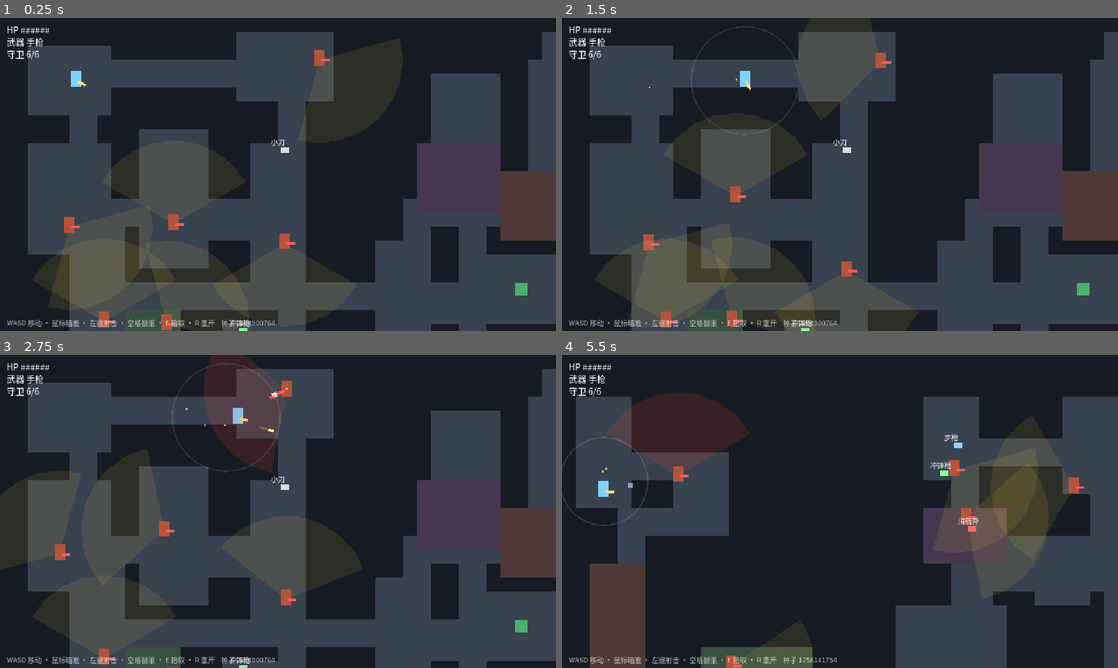
Above: before the commit, frames 1-4 (two rows, left to right).
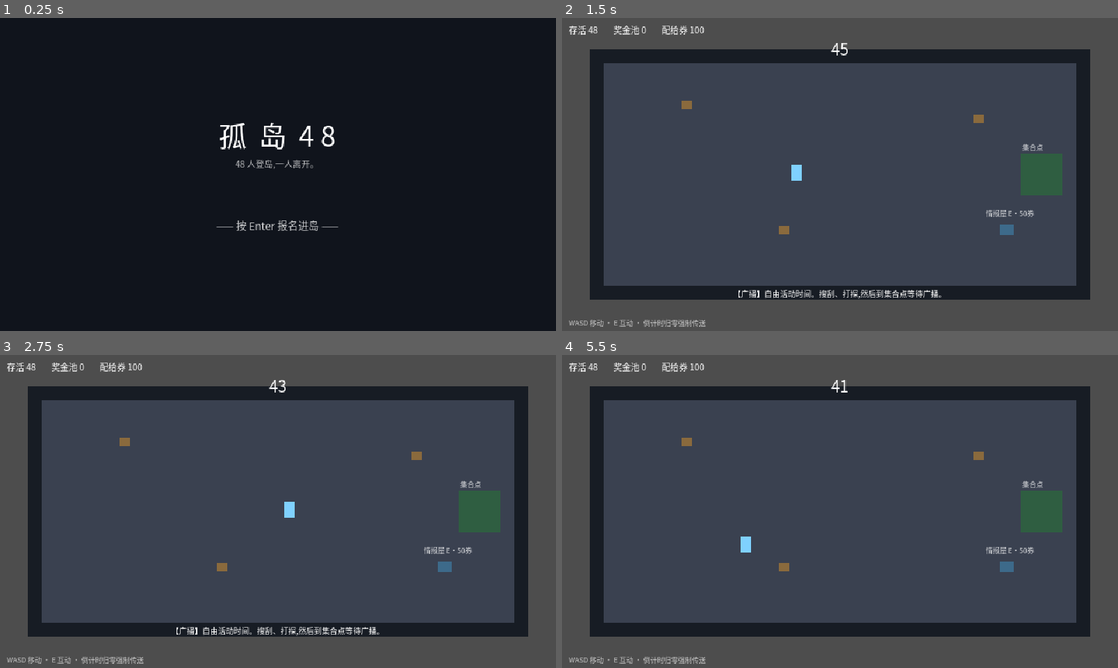
Above: after the commit, the same moments.

Repository: 1qw234e3/squid-rogue
Game: Godot game, scene res://scenes/run/Lobby.tscn
The game is run twice, just before and just after one commit, with the same random seed, the same clock (stepped at 60 frames per second) and the same inputs. Before the commit the project starts from res://scenes/m0/M0Arena.tscn.
Inputs (mouse positions are in pixels of both pictures, inside the frame that each line leads up to):
- Up to frame 1 (0.25 s): no input
- Up to frame 2 (1.5 s): tap Enter (ui_accept) at 0.5, 0.77, 1.07 s; move the mouse to (962, 158) at 0.52 s; hold D (move_right) 0.53-1.25 s; tap E (interact) at 0.6 s; click (962, 158) at 0.67 s; tap Space (roll) at 0.8 s; drag from (728, 190) to (1084, 290) at 1.27 s
- Up to frame 3 (2.75 s): move the mouse to (333, 442) at 2.02 s; press the mouse at (333, 442) at 2.03 s; hold D (move_right) from 2.03 s (still down); tap Enter (ui_accept) at 2.3 s
- Up to frame 4 (5.5 s): release D (move_right) at 2.75 s; release the mouse at (895, 442) at 2.75 s; drag from (812, 574) to (834, 433) at 2.77 s; move the mouse to (1006, 558) at 3.52 s; hold A (move_left) 3.53-4.25 s; tap E (interact) at 3.6 s; click (1006, 558) at 3.67 s; tap Enter (ui_accept) at 3.77, 4.07, 5.3 s; tap Space (roll) at 3.8 s; tap R (restart) at 4.15 s; drag from (673, 464) to (756, 433) at 4.27 s; move the mouse to (867, 511) at 5.02 s; press the mouse at (867, 511) at 5.03 s; hold S (move_down) from 5.03 s (still down)

The runs differ from the first frame. In frame 1, 64% of the frame differs, in the area x 1-100%, y 2-100%; in frame 2, 53%; in frame 3, 52%; in frame 4, 68%, in the area x 0-100%, y 0-100%.

Commit message:
[m1] 阶段A核心循环 + 木头人:从单关卡到一局制
- Run(autoload)状态机:大厅→[沙盒→广播→小游戏]×2→决赛→结算;
  关卡顺序随机,存活数按曲线模拟递减、奖金池上涨(NPC阶段D接入)
- 沙盒占位间:45s倒计时、搜刮箱(配给券)、情报屋(50券买下一关情报)、
  集合点提前出发;沙盒收枪
- 广播场景:逐字宣读规则,全岛广播是听觉签名(§1.2)
- 木头人(§3.1):绿灯/预警0.4s/红灯循环,移动累计0.2s触发0.5s激光预瞄,
  可破坏木箱掩体(HP3)挡狙,玩家0.3s惯性滑行,限时120s,翻滚帧极限闪避保留
- 守卫猎杀接入循环(决赛=守卫加强版占位),局内禁用R重开
- 结算画面:夺冠4700/淘汰显示存活轮次

Co-Authored-By: Claude Fable 5 <noreply@anthropic.com>

Diff:
--- a/project.godot
+++ b/project.godot
@@ -6,7 +6,7 @@
 [application]
 
 config/name="squid-rogue"
-run/main_scene="res://scenes/m0/M0Arena.tscn"
+run/main_scene="res://scenes/run/Lobby.tscn"
 config/features=PackedStringArray("4.6")
 
 [autoload]
@@ -14,6 +14,7 @@
 EventBus="*res://scripts/autoload/event_bus.gd"
 Game="*res://scripts/autoload/game.gd"
 Tune="*res://scripts/autoload/tune.gd"
+Run="*res://scripts/run/run_manager.gd"
 
 [display]
 
--- /dev/null
+++ b/scenes/games/RedLight.tscn
@@ -0,0 +1,6 @@
+[gd_scene load_steps=2 format=3]
+
+[ext_resource type="Script" path="res://scripts/games/red_light.gd" id="1_root"]
+
+[node name="RedLight" type="Node2D"]
+script = ExtResource("1_root")
--- /dev/null
+++ b/scenes/run/Briefing.tscn
@@ -0,0 +1,6 @@
+[gd_scene load_steps=2 format=3]
+
+[ext_resource type="Script" path="res://scripts/run/briefing.gd" id="1_root"]
+
+[node name="Briefing" type="Node2D"]
+script = ExtResource("1_root")
--- /dev/null
+++ b/scenes/run/Lobby.tscn
@@ -0,0 +1,6 @@
+[gd_scene load_steps=2 format=3]
+
+[ext_resource type="Script" path="res://scripts/run/lobby.gd" id="1_root"]
+
+[node name="Lobby" type="Node2D"]
+script = ExtResource("1_root")
--- /dev/null
+++ b/scenes/run/Results.tscn
@@ -0,0 +1,6 @@
+[gd_scene load_steps=2 format=3]
+
+[ext_resource type="Script" path="res://scripts/run/results.gd" id="1_root"]
+
+[node name="Results" type="Node2D"]
+script = ExtResource("1_root")
--- /dev/null
+++ b/scenes/run/Sandbox.tscn
@@ -0,0 +1,6 @@
+[gd_scene load_steps=2 format=3]
+
+[ext_resource type="Script" path="res://scripts/run/sandbox.gd" id="1_root"]
+
+[node name="Sandbox" type="Node2D"]
+script = ExtResource("1_root")
--- a/scripts/actors/player.gd
+++ b/scripts/actors/player.gd
@@ -10,6 +10,14 @@
 const MAX_HP := 6
 
 var hp := MAX_HP
+## 沙盒/木头人等场景关掉战斗:收枪、禁射击、禁拾取
+var combat_enabled := true:
+	set(v):
+		combat_enabled = v
+		if weapon:
+			weapon.visible = v
+## 木头人关:0.3s 惯性滑行,预判松杆是手感核心(设计文档 §3.1)
+var use_inertia := false
 var rolling := false
 var roll_dir := Vector2.ZERO
 var roll_timer := 0.0
@@ -35,6 +43,7 @@
 	add_child(body_rect)
 	weapon = Weapon.new()
 	weapon.setup(Weapon.PISTOL, "player", 1 | 4)  # 玩家子弹打墙和守卫
+	weapon.visible = combat_enabled
 	add_child(weapon)
 	EventBus.player_hp_changed.emit(hp, MAX_HP)
 	EventBus.weapon_equipped.emit(weapon.stats)
@@ -50,7 +59,11 @@
 			rolling = false
 			body_rect.modulate.a = 1.0
 	else:
-		velocity = move * Tune.player_speed + knockback  # 移速走调参面板,F1 实时调
+		if use_inertia:
+			# 380 px/s²:从满速到停约 0.24s 滑行
+			velocity = velocity.move_toward(move * Tune.player_speed, 380.0 * delta) + knockback
+		else:
+			velocity = move * Tune.player_speed + knockback  # 移速走调参面板,F1 实时调
 		if Input.is_action_just_pressed("roll") and roll_cd <= 0.0 and move != Vector2.ZERO:
 			rolling = true
 			roll_dir = move.normalized()
@@ -62,9 +75,9 @@
 	move_and_slide()
 	_update_aim()
 	# 鼠标悬在调参面板上时停火,不然拖滑条会一直放枪
-	if not rolling and Input.is_action_pressed("shoot") and not Tune.mouse_over_panel():
+	if combat_enabled and not rolling and Input.is_action_pressed("shoot") and not Tune.mouse_over_panel():
 		weapon.try_fire()
-	if Input.is_action_just_pressed("interact"):
+	if combat_enabled and Input.is_action_just_pressed("interact"):
 		_try_pickup()
 
 
--- a/scripts/autoload/game.gd
+++ b/scripts/autoload/game.gd
@@ -69,6 +69,17 @@
 	return _ui_font
 
 
+## UI 快捷:建一个用中文字体的 Label(默认字体不含中文)
+func make_label(parent: Node, pos: Vector2, font_size: int, text := "") -> Label:
+	var l := Label.new()
+	l.position = pos
+	l.text = text
+	l.add_theme_font_override("font", ui_font())
+	l.add_theme_font_size_override("font_size", font_size)
+	parent.add_child(l)
+	return l
+
+
 func shake(amount: float) -> void:
 	if amount > 0.0 and is_instance_valid(camera):
 		camera.add_shake(amount * Tune.shake_scale)
--- /dev/null
+++ b/scripts/games/red_light.gd
@@ -0,0 +1,273 @@
+extends Node2D
+## 木头人(设计文档 §3.1):横向场地,左起点右终点,巨型娃娃在终点处。
+## 绿灯自由移动 → 转头预警音 0.4s → 红灯扫描:速度超阈值累计 0.2s 触发
+## 激光预瞄 0.5s,窗口内进掩体可免,否则狙杀。掩体可被打碎(HP3)。
+## 手感核心:玩家自带 0.3s 惯性滑行——预判松杆,而不是看见红灯才松。
+
+const PlayerScript := preload("res://scripts/actors/player.gd")
+const ShakeCamera := preload("res://scripts/m0/shake_camera.gd")
+
+const CELL := 16
+const FIELD_W := 60
+const FIELD_H := 20
+const TIME_LIMIT := 120.0   # 总限时,逼迫怂包前进(§3.1)
+const MOVE_EPS := 12.0      # 红灯期间的速度阈值(px/s)
+const VIOLATE_TIME := 0.2   # 超阈值累计多久触发预瞄
+const LASER_TIME := 0.5     # 预瞄到开枪的窗口
+const COVER_COUNT := 12
+const COVER_HP := 3
+
+enum Light { GREEN, WARN, RED }
+
+var light := Light.GREEN
+var light_timer := 2.0
+var time_left := TIME_LIMIT
+var violate := 0.0
+var laser_timer := -1.0
+var finished := false
+var rng := RandomNumberGenerator.new()
+var player: CharacterBody2D
+var covers: Array = []  # {body, visual, hp}
+var doll_eye_pos := Vector2.ZERO
+var doll_eye: ColorRect
+var finish_x := 0.0
+var laser: Line2D
+var tint: CanvasModulate
+var hud_light: Label
+var hud_time: Label
+var hud_msg: Label
+
+
+func _ready() -> void:
+	rng.randomize()
+	finish_x = (FIELD_W - 4) * CELL
+	_build_field()
+	_spawn_player()
+	_spawn_covers()
+	_build_doll()
+	_setup_hud()
+	tint = CanvasModulate.new()
+	add_child(tint)
+	laser = Line2D.new()
+	laser.width = 1.5
+	laser.default_color = Color(1.0, 0.2, 0.2, 0.6)
+	laser.visible = false
+	add_child(laser)
+	_set_light(Light.GREEN)
+	queue_redraw()
+
+
+func _process(delta: float) -> void:
+	if finished:
+		return
+	time_left -= delta
+	hud_time.text = "%d" % maxi(ceili(time_left), 0)
+	if time_left <= 0.0:
+		_snipe_player()  # 超时 = 直接清场
+		_eliminate("超时")
+		return
+	light_timer -= delta
+	match light:
+		Light.GREEN:
+			if light_timer <= 0.0:
+				_set_light(Light.WARN)
+		Light.WARN:
+			if light_timer <= 0.0:
+				_set_light(Light.RED)
+		Light.RED:
+			_check_violation(delta)
+			if light_timer <= 0.0:
+				_set_light(Light.GREEN)
+	if laser_timer >= 0.0:
+		laser_timer -= delta
+		laser.points = PackedVector2Array([doll_eye_pos, player.global_position])
+		if laser_timer < 0.0:
+			_resolve_shot()
+	if player.global_position.x >= finish_x and not finished:
+		_win()
+
+
+# ---------- 灯与判定 ----------
+
+func _set_light(s: Light) -> void:
+	light = s
+	violate = 0.0
+	match s:
+		Light.GREEN:
+			light_timer = rng.randf_range(2.5, 5.0)
+			doll_eye.color = Color("4caf6e")
+			tint.color = Color.WHITE
+			hud_light.text = "绿 灯"
+			hud_light.modulate = Color("7fe0a0")
+		Light.WARN:
+			light_timer = 0.4
+			doll_eye.color = Color("ffd86b")
+			hud_light.text = "· · ·"
+			hud_light.modulate = Color("ffd86b")
+			Game.play_sfx("alert", 1.0)  # 转头预警音:听到这个就该松杆了
+		Light.RED:
+			light_timer = rng.randf_range(1.5, 3.0)
+			doll_eye.color = Color("ff4040")
+			tint.color = Color(1.0, 0.86, 0.86)
+			hud_light.text = "红 灯"
+			hud_light.modulate = Color("ff7070")
+
+
+func _check_violation(delta: float) -> void:
+	if laser_timer >= 0.0:
+		return  # 已被锁定,等判决
+	if player.velocity.length() > MOVE_EPS:
+		violate += delta
+	else:
+		violate = maxf(violate - delta * 2.0, 0.0)
+	if violate >= VIOLATE_TIME:
+		violate = 0.0
+		laser_timer = LASER_TIME
+		laser.visible = true
+		Game.play_sfx("alert", 1.5)
+
+
+func _resolve_shot() -> void:
+	laser.visible = false
+	laser_timer = -1.0
+	# 从娃娃眼睛到玩家打射线:被掩体挡住 → 掩体挨这一枪;否则玩家挨
+	var params := PhysicsRayQueryParameters2D.create(doll_eye_pos, player.global_position, 1)
+	var hit := get_world_2d().direct_space_state.intersect_ray(params)
+	Game.play_sfx("shoot_heavy", 0.9)
+	Game.shake(3.0)
+	if hit.is_empty():
+		_snipe_player()
+		if player.hp <= 0:
+			_eliminate("红灯期间移动")
+	else:
+		_damage_cover(hit.collider)
+
+
+func _snipe_player() -> void:
+	player.take_damage(999, Vector2.DOWN)  # 翻滚无敌帧恰好顶上 = 极限闪避,留给玩家
+
+
+func _damage_cover(body: Node) -> void:
+	for c in covers:
+		if c.body == body:
+			c.hp -= 1
+			c.visual.modulate = Color(3, 3, 3)
+			var tw: Tween = c.visual.create_tween()
+			tw.tween_property(c.visual, "modulate", Color.WHITE, 0.12)
+			Game.play_sfx("hit", 0.8)
+			if c.hp <= 0:
+				c.body.queue_free()
+				c.visual.queue_free()
+				covers.erase(c)
+			return
+
+
+# ---------- 结束 ----------
+
+func _win() -> void:
+	finished = true
+	hud_msg.text = "通过!剩余 %d 秒" % ceili(time_left)
+	hud_msg.visible = true
+	await get_tree().create_timer(1.8).timeout
+	Run.minigame_finished(true)
+
+
+func _eliminate(reason: String) -> void:
+	finished = true
+	hud_msg.text = "淘汰:" + reason
+	hud_msg.visible = true
+	await get_tree().create_timer(1.8).timeout
+	Run.minigame_finished(false)
+
+
+# ---------- 搭场景 ----------
+
+func _draw() -> void:
+	draw_rect(Rect2(0, 0, FIELD_W * CELL, FIELD_H * CELL), Color("171c24"))
+	draw_rect(Rect2(CELL, CELL, (FIELD_W - 2) * CELL, (FIELD_H - 2) * CELL), Color("4a4438"))  # 沙土场地
+	draw_rect(Rect2(finish_x, CELL, 2 * CELL, (FIELD_H - 2) * CELL), Color("2f5e41"))  # 终点区
+	draw_rect(Rect2(3 * CELL, CELL, 4, (FIELD_H - 2) * CELL), Color(1, 1, 1, 0.25))  # 起跑线
+
+
+func _build_field() -> void:
+	var body := StaticBody2D.new()
+	body.collision_layer = 1
+	add_child(body)
+	var walls := [
+		Rect2(0, 0, FIELD_W * CELL, CELL),
+		Rect2(0, (FIELD_H - 1) * CELL, FIELD_W * CELL, CELL),
+		Rect2(0, 0, CELL, FIELD_H * CELL),
+		Rect2((FIELD_W - 1) * CELL, 0, CELL, FIELD_H * CELL),
+	]
+	for w in walls:
+		var shape := CollisionShape2D.new()
+		var rect := RectangleShape2D.new()
+		rect.size = w.size
+		shape.shape = rect
+		shape.position = w.position + w.size / 2.0
+		body.add_child(shape)
+
+
+func _spawn_player() -> void:
+	player = PlayerScript.new()
+	add_child(player)
+	player.global_position = Vector2(2 * CELL, FIELD_H * CELL / 2.0)
+	player.combat_enabled = false
+	player.use_inertia = true  # 0.3s 滑行:本关手感核心
+	var cam: Camera2D = ShakeCamera.new()
+	cam.limit_left = 0
+	cam.limit_top = 0
+	cam.limit_right = FIELD_W * CELL
+	cam.limit_bottom = FIELD_H * CELL
+	player.add_child(cam)
+	cam.make_current()
+	Game.camera = cam
+
+
+func _spawn_covers() -> void:
+	for i in COVER_COUNT:
+		var pos := Vector2(rng.randi_range(8, FIELD_W - 8), rng.randi_range(3, FIELD_H - 3)) * CELL
+		var body := StaticBody2D.new()
+		body.collision_layer = 1
+		var shape := CollisionShape2D.new()
+		var rect := RectangleShape2D.new()
+		rect.size = Vector2(14, 14)
+		shape.shape = rect
+		body.add_child(shape)
+		add_child(body)
+		body.global_position = pos
+		var visual := ColorRect.new()
+		visual.size = Vector2(14, 14)
+		visual.position = pos - visual.size / 2.0
+		visual.color = Color("7a5c36")  # 木箱
+		add_child(visual)
+		covers.append({"body": body, "visual": visual, "hp": COVER_HP})
+
+
+func _build_doll() -> void:
+	var doll_pos := Vector2((FIELD_W - 2) * CELL, FIELD_H * CELL / 2.0)
+	var body := ColorRect.new()
+	body.size = Vector2(24, 56)
+	body.position = doll_pos - Vector2(12, 28)
+	body.color = Color("5c2e3d")
+	add_child(body)
+	doll_eye = ColorRect.new()
+	doll_eye.size = Vector2(12, 12)
+	doll_eye.position = doll_pos - Vector2(6, 22)
+	add_child(doll_eye)
+	doll_eye_pos = doll_pos - Vector2(0, 16)
+
+
+func _setup_hud() -> void:
+	var layer := CanvasLayer.new()
+	add_child(layer)
+	hud_light = Game.make_label(layer, Vector2(0, 8), 16)
+	hud_light.size = Vector2(640, 24)
+	hud_light.horizontal_alignment = HORIZONTAL_ALIGNMENT_CENTER
+	hud_time = Game.make_label(layer, Vector2(8, 6), 12)
+	var hint := Game.make_label(layer, Vector2(8, 344), 8, "听到预警音就松杆——你有 0.3 秒滑行 · 木箱可挡狙击但会被打碎")
+	hint.modulate.a = 0.7
+	hud_msg = Game.make_label(layer, Vector2(0, 150), 16)
+	hud_msg.size = Vector2(640, 40)
+	hud_msg.horizontal_alignment = HORIZONTAL_ALIGNMENT_CENTER
+	hud_msg.visible = false
--- a/scripts/m0/m0_arena.gd
+++ b/scripts/m0/m0_arena.gd
@@ -65,7 +65,8 @@
 
 
 func _unhandled_input(event: InputEvent) -> void:
-	if event.is_action_pressed("restart"):
+	# R 重开仅限独立调试;一局之中不允许重打本轮
+	if event.is_action_pressed("restart") and not Run.active:
 		get_tree().reload_current_scene()
 
 
@@ -201,7 +202,9 @@
 
 
 func _spawn_guards() -> void:
-	var count := mini(rooms.size() - 1, MAX_GUARDS)
+	# 决赛占位:守卫猎杀加强版,守卫数量上调
+	var cap := 10 if Run.is_finale() else MAX_GUARDS
+	var count := mini(rooms.size() - 1, cap)
 	for i in count:
 		var room: Rect2i = rooms[1 + (i % (rooms.size() - 1))]
 		var g := GuardScript.new()
@@ -280,13 +283,20 @@
 
 func _on_player_died() -> void:
 	finished = true
-	hud_msg.text = "你被淘汰了 —— 按 R 重开"
+	hud_msg.text = "你被淘汰了" if Run.active else "你被淘汰了 —— 按 R 重开"
 	hud_msg.visible = true
+	if Run.active:
+		await get_tree().create_timer(1.8).timeout
+		Run.minigame_finished(false)
 
 
 func _on_exit_reached() -> void:
 	if finished:
 		return
 	finished = true
-	hud_msg.text = "逃出迷宫!用时 %.1f 秒,击杀守卫 %d/%d —— 按 R 再来一局" % [elapsed, guards_total - guards_left, guards_total]
+	var stats_line := "逃出迷宫!用时 %.1f 秒,击杀守卫 %d/%d" % [elapsed, guards_total - guards_left, guards_total]
+	hud_msg.text = stats_line if Run.active else stats_line + " —— 按 R 再来一局"
 	hud_msg.visible = true
+	if Run.active:
+		await get_tree().create_timer(1.8).timeout
+		Run.minigame_finished(true)
--- /dev/null
+++ b/scripts/run/briefing.gd
@@ -0,0 +1,49 @@
+extends Node2D
+## 广播宣读(节奏器兼叙事者,设计文档 §1.2):黑屏 + 逐字打出规则,
+## 读完自动传送进小游戏。Enter 可跳过打字/立即出发。
+
+const CHAR_TIME := 0.03
+
+var full_text := ""
+var shown := 0.0
+var done_typing := false
+var wait := 1.4
+var label: Label
+
+
+func _ready() -> void:
+	var layer := CanvasLayer.new()
+	add_child(layer)
+	var bg := ColorRect.new()
+	bg.size = Vector2(640, 360)
+	bg.color = Color("0a0c10")
+	layer.add_child(bg)
+	label = Game.make_label(layer, Vector2(70, 80), 13)
+	var g: Dictionary = Run.current_game() if Run.active else {"name": "测试", "rules": "(独立运行预览,不会自动跳转)"}
+	var round_name := "决赛" if Run.is_finale() else "第 %d 场游戏" % (Run.round_index + 1)
+	full_text = "【广播】\n\n全体参赛者请注意。\n\n%s:%s\n\n%s\n\n祝各位好运。" % [round_name, g.name, g.rules]
+	Game.play_sfx("alert", 0.7)  # 广播提示音(占位:低音调的哔哔)
+
+
+func _process(delta: float) -> void:
+	if not done_typing:
+		shown += delta / CHAR_TIME
+		var n := mini(int(shown), full_text.length())
+		label.text = full_text.substr(0, n)
+		if n >= full_text.length():
+			done_typing = true
+	else:
+		wait -= delta
+		if wait <= 0.0 and Run.active:
+			set_process(false)
+			Run.start_game()
+
+
+func _unhandled_input(event: InputEvent) -> void:
+	if event.is_action_pressed("ui_accept"):
+		if not done_typing:
+			label.text = full_text
+			done_typing = true
+		elif Run.active:
+			set_process(false)
+			Run.start_game()
--- /dev/null
+++ b/scripts/run/lobby.gd
@@ -0,0 +1,30 @@
+extends Node2D
+## 大厅(占位):标题 + 报名进岛。局外养成(阶段E:角色解锁、设施)将挂在这里。
+
+
+func _ready() -> void:
+	var layer := CanvasLayer.new()
+	add_child(layer)
+	var bg := ColorRect.new()
+	bg.size = Vector2(640, 360)
+	bg.color = Color("10141c")
+	layer.add_child(bg)
+	var title := Game.make_label(layer, Vector2(0, 110), 32, "孤  岛  4 8")
+	title.size = Vector2(640, 40)
+	title.horizontal_alignment = HORIZONTAL_ALIGNMENT_CENTER
+	var sub := Game.make_label(layer, Vector2(0, 160), 10, "48 人登岛,一人离开。")
+	sub.size = Vector2(640, 20)
+	sub.horizontal_alignment = HORIZONTAL_ALIGNMENT_CENTER
+	sub.modulate.a = 0.7
+	var prompt := Game.make_label(layer, Vector2(0, 230), 12, "—— 按 Enter 报名进岛 ——")
+	prompt.size = Vector2(640, 20)
+	prompt.horizontal_alignment = HORIZONTAL_ALIGNMENT_CENTER
+	# 呼吸闪烁,廉价但有效的"按我"暗示
+	var tw := prompt.create_tween().set_loops()
+	tw.tween_property(prompt, "modulate:a", 0.25, 0.8)
+	tw.tween_property(prompt, "modulate:a", 1.0, 0.8)
+
+
+func _unhandled_input(event: InputEvent) -> void:
+	if event.is_action_pressed("ui_accept"):
+		Run.start_run()
--- /dev/null
+++ b/scripts/run/results.gd
@@ -0,0 +1,35 @@
+extends Node2D
+## 结算画面:夺冠或淘汰。个人账户/局外养成(阶段E)接入前,先把信息摆清楚。
+
+
+func _ready() -> void:
+	var layer := CanvasLayer.new()
+	add_child(layer)
+	var bg := ColorRect.new()
+	bg.size = Vector2(640, 360)
+	bg.color = Color("0a0c10")
+	layer.add_child(bg)
+	var title: Label
+	var body: Label
+	if Run.champion:
+		title = Game.make_label(layer, Vector2(0, 100), 24, "冠 军")
+		title.modulate = Color("ffd86b")
+		body = Game.make_label(layer, Vector2(0, 150), 11,
+			"47 名参赛者已离场。\n奖金 %d 已汇入你的账户。" % Run.prize_pool)
+	else:
+		title = Game.make_label(layer, Vector2(0, 100), 24, "你被淘汰了")
+		title.modulate = Color("ff6b6b")
+		body = Game.make_label(layer, Vector2(0, 150), 11,
+			"存活轮次:%d\n你离场时奖金池:%d\n(死亡可带走的个人账户,阶段E接入)" % [Run.rounds_survived, Run.prize_pool])
+	for l in [title, body]:
+		l.size = Vector2(640, 80)
+		l.horizontal_alignment = HORIZONTAL_ALIGNMENT_CENTER
+	var hint := Game.make_label(layer, Vector2(0, 290), 10, "按 Enter 返回大厅")
+	hint.size = Vector2(640, 20)
+	hint.horizontal_alignment = HORIZONTAL_ALIGNMENT_CENTER
+	hint.modulate.a = 0.6
+
+
+func _unhandled_input(event: InputEvent) -> void:
+	if event.is_action_pressed("ui_accept"):
+		Run.back_to_lobby()
--- /dev/null
+++ b/scripts/run/run_manager.gd
@@ -0,0 +1,108 @@
+extends Node
+## 局流程总控(autoload,设计文档 §10 RunManager):
+## 大厅 → [沙盒 → 广播 → 小游戏 → 结算] × N → 决赛 → 结果
+## 阶段A:NPC 尚未登场,其他 47 人的淘汰按曲线模拟——
+## 这正是 §4.5"抽象层 LOD"的思路,先用在全员身上,阶段D再让近景的人真实起来。
+
+const SCENE_LOBBY := "res://scenes/run/Lobby.tscn"
+const SCENE_SANDBOX := "res://scenes/run/Sandbox.tscn"
+const SCENE_BRIEFING := "res://scenes/run/Briefing.tscn"
+const SCENE_RESULTS := "res://scenes/run/Results.tscn"
+
+const GAMES := {
+	"redlight": {
+		"name": "木头人", "scene": "res://scenes/games/RedLight.tscn",
+		"rules": "绿灯前进,红灯静止。\n红灯期间移动者,就地淘汰。\n限时 120 秒到达终点线。",
+	},
+	"guardhunt": {
+		"name": "守卫猎杀", "scene": "res://scenes/m0/M0Arena.tscn",
+		"rules": "你将被投入迷宫,守卫已获击杀许可。\n找到出口,或者杀出一条路。",
+	},
+}
+
+const SURVIVOR_CURVE := [48, 30, 18]  # 各轮开始时的存活数
+const FINALE_PRIZE_PER_HEAD := 100    # 每淘汰一人入池 100(设计文档 §1.2)
+
+var active := false        # 是否在一局之中(false 时各场景可独立运行调试)
+var round_index := 0
+var survivors := 48
+var prize_pool := 0
+var tickets := 0           # 配给券:局内货币,死亡清零(设计文档 §2.7)
+var intel_known := false   # 本轮是否买过"下一场是什么"的情报
+var champion := false
+var rounds_survived := 0
+var schedule: Array = []
+
+
+func start_run() -> void:
+	active = true
+	round_index = 0
+	survivors = SURVIVOR_CURVE[0]
+	prize_pool = 0
+	tickets = 100  # 开局配给 100 券(设计文档 §1.1)
+	intel_known = false
+	champion = false
+	rounds_survived = 0
+	schedule = ["redlight", "guardhunt"]
+	schedule.shuffle()                      # Roguelike:关卡顺序随机
+	schedule.append("finale_guardhunt")     # 决赛占位:守卫猎杀加强版,真决赛竞技场后续替换
+	_change(SCENE_SANDBOX)
+
+
+func current_game_id() -> String:
+	var id: String = schedule[round_index]
+	return "guardhunt" if id == "finale_guardhunt" else id
+
+
+func current_game() -> Dictionary:
+	return GAMES[current_game_id()]
+
+
+func is_finale() -> bool:
+	return active and round_index >= schedule.size() - 1
+
+
+## 沙盒倒计时归零 → 广播宣读规则
+func go_briefing() -> void:
+	if active:
+		_change(SCENE_BRIEFING)
+
+
+## 广播读完 → 传送进小游戏
+func start_game() -> void:
+	if active:
+		_change(current_game().scene)
+
+
+## 小游戏向流程汇报的唯一接口
+func minigame_finished(player_alive: bool) -> void:
+	if not active:
+		return
+	if not player_alive:
+		active = false
+		_change(SCENE_RESULTS)
+		return
+	rounds_survived += 1
+	if is_finale():
+		champion = true
+		prize_pool = (SURVIVOR_CURVE[0] - 1) * FINALE_PRIZE_PER_HEAD  # 47 人全灭,大池归你
+		active = false
+		_change(SCENE_RESULTS)
+		return
+	# 模拟其他参赛者的本轮死亡:存活数沿曲线递减,大池上涨
+	var next: int = SURVIVOR_CURVE[round_index + 1]
+	prize_pool += (survivors - next) * FINALE_PRIZE_PER_HEAD
+	survivors = next
+	round_index += 1
+	intel_known = false
+	_change(SCENE_SANDBOX)
+
+
+func back_to_lobby() -> void:
+	active = false
+	_change(SCENE_LOBBY)
+
+
+func _change(path: String) -> void:
+	# 延迟切场景:调用方往往正在物理回调里,立刻切会炸
+	get_tree().change_scene_to_file.call_deferred(path)
--- /dev/null
+++ b/scripts/run/sandbox.gd
@@ -0,0 +1,162 @@
+extends Node2D
+## 沙盒阶段(阶段A占位版):一间屋子 + 倒计时 + 搜刮箱 + 情报屋 + 集合点。
+## 完整海岛(宿舍/食堂/黑市/通风管)在阶段C替换进来,这里先把
+## "松弛-决策-被广播打断"的节奏立住。
+
+const PlayerScript := preload("res://scripts/actors/player.gd")
+const ShakeCamera := preload("res://scripts/m0/shake_camera.gd")
+
+const CELL := 16
+const ROOM_W := 36
+const ROOM_H := 18
+const COUNTDOWN := 45.0
+const INTEL_PRICE := 50
+
+var player: CharacterBody2D
+var time_left := COUNTDOWN
+var done := false
+var crates: Array = []
+var kiosk_pos := Vector2.ZERO
+var pad_rect := Rect2()
+var hud_info: Label
+var hud_time: Label
+var hud_cast: Label
+var cast_timer := 0.0
+
+
+func _ready() -> void:
+	_build_room()
+	player = PlayerScript.new()
+	add_child(player)
+	player.global_position = Vector2(ROOM_W * CELL * 0.2, ROOM_H * CELL * 0.5)
+	player.combat_enabled = false  # 沙盒收枪(设计文档 §6:掏枪=敌对宣告,阶段C再做)
+	var cam: Camera2D = ShakeCamera.new()
+	cam.limit_left = 0
+	cam.limit_top = 0
+	cam.limit_right = ROOM_W * CELL
+	cam.limit_bottom = ROOM_H * CELL
+	player.add_child(cam)
+	cam.make_current()
+	Game.camera = cam
+	_spawn_props()
+	_setup_hud()
+	_broadcast("自由活动时间。搜刮、打探,然后到集合点等待广播。")
+
+
+func _process(delta: float) -> void:
+	if done:
+		return
+	time_left -= delta
+	hud_time.text = "%d" % maxi(ceili(time_left), 0)
+	hud_info.text = "存活 %d        奖金池 %d        配给券 %d" % [Run.survivors, Run.prize_pool, Run.tickets]
+	if cast_timer > 0.0:
+		cast_timer -= delta
+		if cast_timer <= 0.0:
+			hud_cast.modulate.a = 0.0
+	# 站上集合点 = 提前出发(把等待的控制权还给玩家)
+	if pad_rect.has_point(player.global_position) and time_left > 3.0:
+		time_left = 3.0
+		_broadcast("已确认集合,传送即将开始。")
+	if time_left <= 0.0:
+		done = true
+		Run.go_briefing()
+	if Input.is_action_just_pressed("interact"):
+		_interact()
+
+
+# ---------- 房间与道具 ----------
+
+func _build_room() -> void:
+	var body := StaticBody2D.new()
+	body.collision_layer = 1
+	add_child(body)
+	# 四面墙,厚一格
+	var walls := [
+		Rect2(0, 0, ROOM_W * CELL, CELL),
+		Rect2(0, (ROOM_H - 1) * CELL, ROOM_W * CELL, CELL),
+		Rect2(0, 0, CELL, ROOM_H * CELL),
+		Rect2((ROOM_W - 1) * CELL, 0, CELL, ROOM_H * CELL),
+	]
+	for w in walls:
+		var shape := CollisionShape2D.new()
+		var rect := RectangleShape2D.new()
+		rect.size = w.size
+		shape.shape = rect
+		shape.position = w.position + w.size / 2.0
+		body.add_child(shape)
+
+
+func _draw() -> void:
+	draw_rect(Rect2(0, 0, ROOM_W * CELL, ROOM_H * CELL), Color("171c24"))
+	draw_rect(Rect2(CELL, CELL, (ROOM_W - 2) * CELL, (ROOM_H - 2) * CELL), Color("3a4150"))
+	draw_rect(pad_rect, Color("2f5e41"))  # 集合点
+
+
+func _spawn_props() -> void:
+	# 搜刮箱 ×3
+	var spots := [Vector2(7, 4), Vector2(28, 5), Vector2(14, 13)]
+	for s in spots:
+		var pos: Vector2 = s * CELL
+		var visual := ColorRect.new()
+		visual.size = Vector2(12, 10)
+		visual.position = pos - visual.size / 2.0
+		visual.color = Color("8a6a3d")
+		add_child(visual)
+		crates.append({"pos": pos, "amount": randi_range(20, 40), "opened": false, "visual": visual})
+	# 情报屋
+	kiosk_pos = Vector2(30, 13) * CELL
+	var kiosk := ColorRect.new()
+	kiosk.size = Vector2(16, 12)
+	kiosk.position = kiosk_pos - kiosk.size / 2.0
+	kiosk.color = Color("3d6a8a")
+	add_child(kiosk)
+	var tag := Game.make_label(self, kiosk_pos + Vector2(-24, -26), 8, "情报屋 E·%d券" % INTEL_PRICE)
+	tag.modulate.a = 0.8
+	# 集合点(右墙中段)
+	pad_rect = Rect2((ROOM_W - 5) * CELL, (ROOM_H / 2.0 - 1.5) * CELL, 3 * CELL, 3 * CELL)
+	var pad_tag := Game.make_label(self, pad_rect.position + Vector2(2, -14), 8, "集合点")
+	pad_tag.modulate.a = 0.8
+	queue_redraw()
+
+
+func _interact() -> void:
+	for c in crates:
+		if not c.opened and c.pos.distance_to(player.global_position) < 22.0:
+			c.opened = true
+			c.visual.color = Color("4a3a22")
+			Run.tickets += c.amount
+			Game.play_sfx("hit", 1.5)
+			_broadcast("搜刮到 %d 配给券。" % c.amount)
+			return
+	if kiosk_pos.distance_to(player.global_position) < 28.0:
+		if Run.intel_known:
+			_broadcast("你已经知道了:下一场是【%s】。" % Run.current_game().name)
+		elif Run.tickets >= INTEL_PRICE:
+			Run.tickets -= INTEL_PRICE
+			Run.intel_known = true
+			Game.play_sfx("alert", 1.2)
+			_broadcast("情报:下一场游戏是【%s】。" % Run.current_game().name)
+		else:
+			_broadcast("配给券不足(需要 %d)。" % INTEL_PRICE)
+
+
+# ---------- HUD ----------
+
+func _setup_hud() -> void:
+	var layer := CanvasLayer.new()
+	add_child(layer)
+	hud_info = Game.make_label(layer, Vector2(8, 6), 10)
+	hud_time = Game.make_label(layer, Vector2(0, 22), 18)
+	hud_time.size = Vector2(640, 24)
+	hud_time.horizontal_alignment = HORIZONTAL_ALIGNMENT_CENTER
+	var hint := Game.make_label(layer, Vector2(8, 344), 8, "WASD 移动 · E 互动 · 倒计时归零强制传送")
+	hint.modulate.a = 0.7
+	hud_cast = Game.make_label(layer, Vector2(0, 310), 9)
+	hud_cast.size = Vector2(640, 16)
+	hud_cast.horizontal_alignment = HORIZONTAL_ALIGNMENT_CENTER
+
+
+func _broadcast(text: String) -> void:
+	hud_cast.text = "【广播】" + text
+	hud_cast.modulate.a = 1.0
+	cast_timer = 3.5
Not shown, added: scripts/games/red_light.gd.uid
Not shown, added: scripts/run/briefing.gd.uid
Not shown, added: scripts/run/lobby.gd.uid
Not shown, added: scripts/run/results.gd.uid
Not shown, added: scripts/run/run_manager.gd.uid
Not shown, added: scripts/run/sandbox.gd.uid
